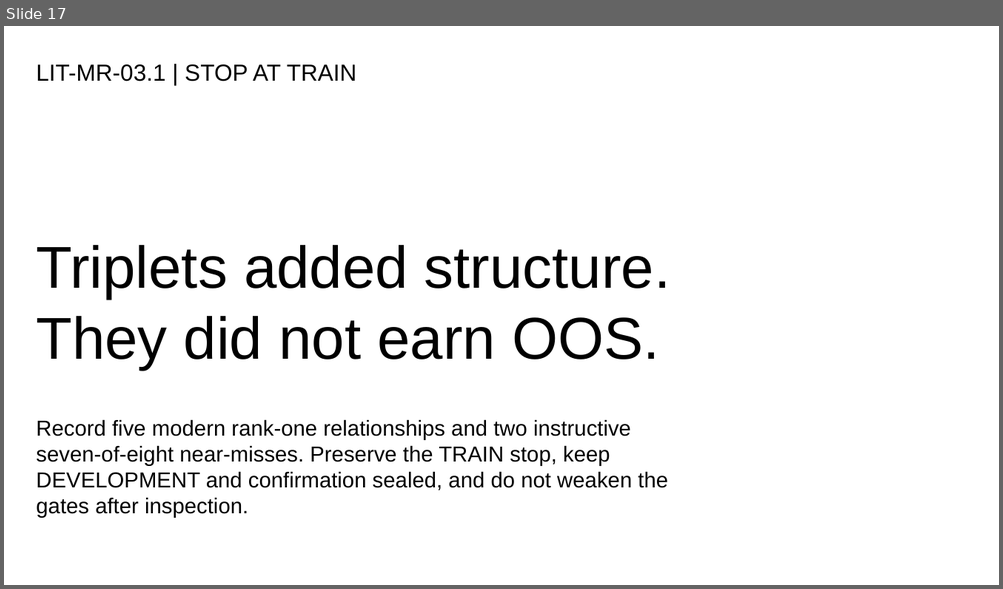
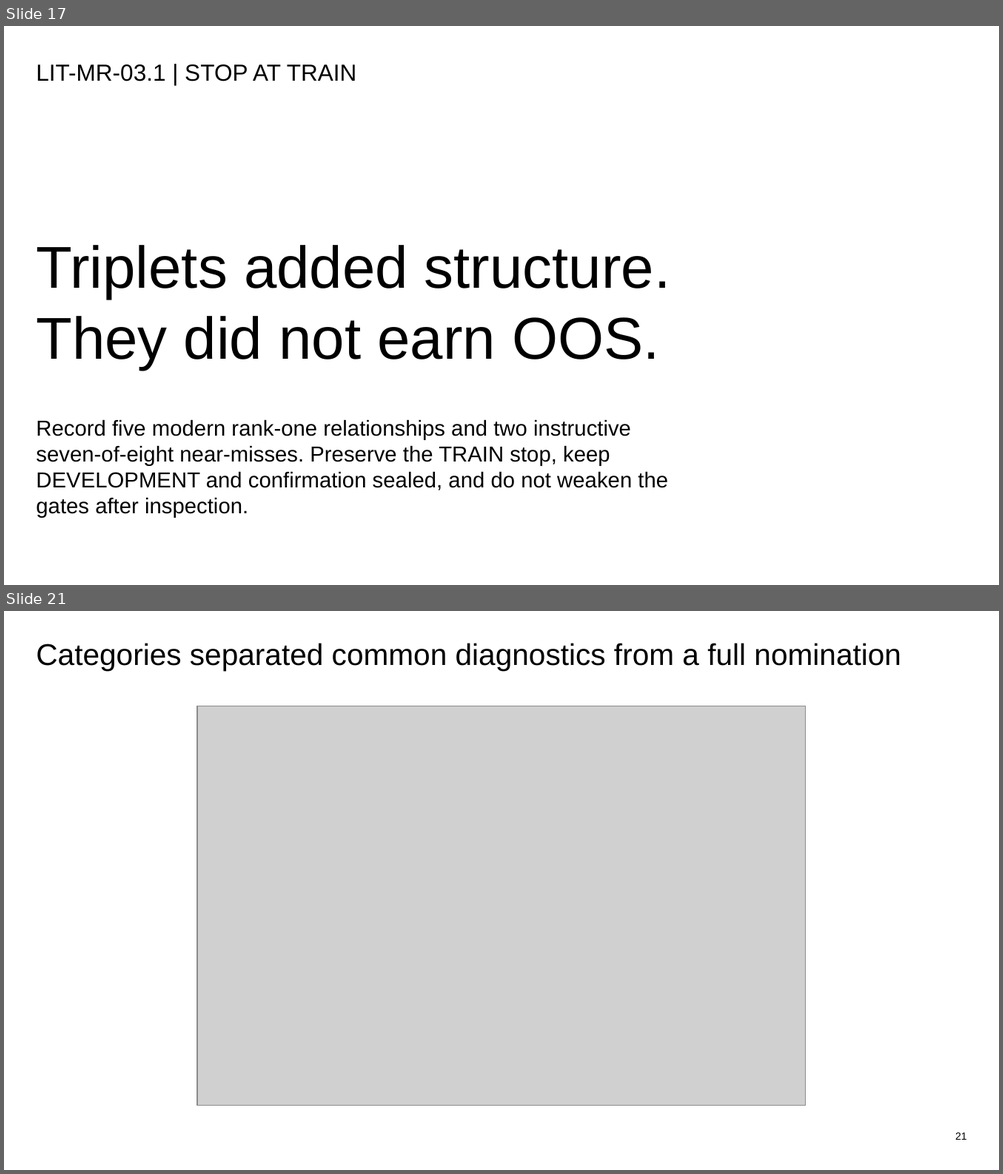
Before and after one commit to Francisc0Franc0/Time-Series-Modeling-Gen5, a slide deck: presentations/gen5_lit_mr_03_1_johansen_triplets_evidence.pptx. Shown one above the other, each under a label of ours: slide 17 before the commit, slides 17 and 21 after it; the slides between them are not shown. The pictures are 1003x589 and 1003x1174 pixels, drawn with LibreOffice and Linux fonts; fonts in the diff are those of the drawing; grey boxes stand for pictures. Boxes give left, top, right and bottom in pixels: in the first picture for what was removed or moved away, otherwise in the second. Text is boxed around its words. In the diff, an @@ line names an element or a change of style, - is before the commit and + after.

```diff
--- a/presentations/gen5_lit_mr_03_1_johansen_triplets_evidence.pptx
+++ b/presentations/gen5_lit_mr_03_1_johansen_triplets_evidence.pptx
@@ slide 21 added at [4,611,999,1170], background #FFFFFF @@
@@ text added at [36,643,901,670], 29 pt, text #000000 @@
+Categories separated common diagnostics from a full nomination
@@ rectangle added at [159,706,845,1105], fill #FFFFFF, outline #FFFFFF 0 pt @@
@@ picture added at [197,706,805,1105] @@
@@ picture added at [221,706,782,1105] @@
@@ text added at [955,1133,967,1140], 10 pt, text #000000 @@
+21
```
Also in this commit, not shown: 7 other slides added, 11 other files.
